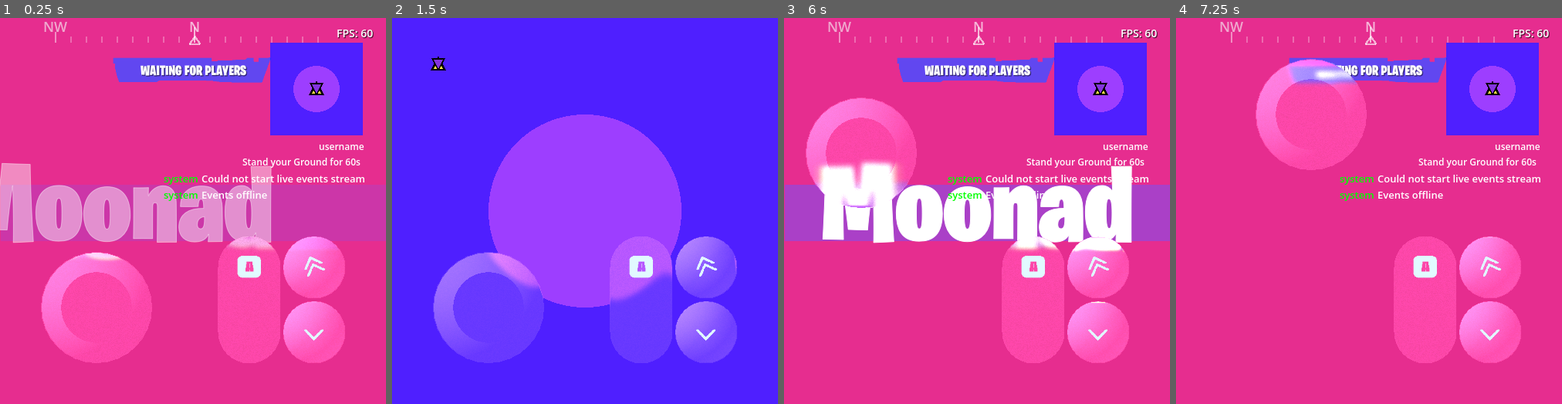
Above: before the commit, frames 1-4 (left to right).
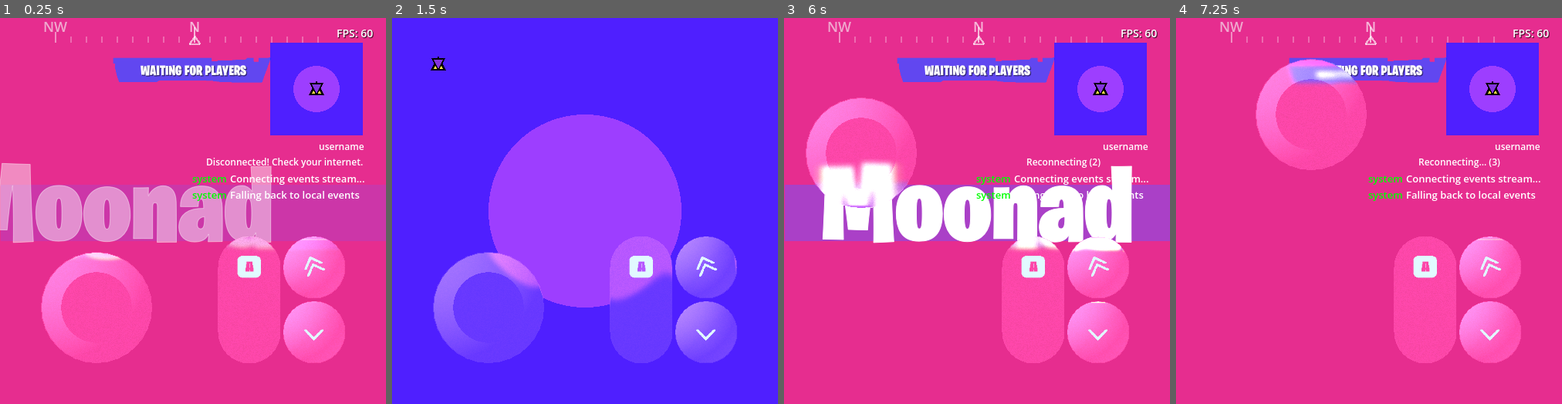
Above: after the commit, the same moments.

Repository: tobiawolaju/WorldOfNads
Game: Godot game, scene res://scenes/gameplay.tscn
Two runs of this game, one before a commit and one after it. Both use one fixed random seed, a clock stepped at 60 frames per second and the inputs below. This scene is started directly instead of the project's main scene.
Inputs (mouse positions are in pixels of both pictures, inside the frame that each line leads up to):
- Up to frame 1 (0.25 s): no input
- Up to frame 2 (1.5 s): tap Enter (pickup) at 0.5 s; drag from (708, 87) to (623, 126) at 0.52 s; click (488, 307) at 1.27 s
- Up to frame 3 (6 s): tap Space (jump) at 2, 4.52, 5 s; drag from (899, 230) to (957, 288) at 2.02 s; move the mouse to (1015, 126) at 2.77 s; hold Right (move_right) 2.78-3.5 s; tap F at 2.85 s; tap Enter (pickup) at 3.5 s; drag from (957, 288) to (861, 153) at 3.52 s; move the mouse to (1092, 268) at 4.27 s; hold Left (move_left) 4.28-5 s; tap T at 4.35 s; drag from (861, 153) to (919, 114) at 5.02 s; move the mouse to (996, 211) at 5.77 s; hold Down (move_back) from 5.78 s (still down); tap Shift (slide) at 5.85 s; click (996, 211) at 5.92 s
- Up to frame 4 (7.25 s): release Down (move_back) at 6.5 s; drag from (1311, 114) to (1291, 230) at 6.52 s

The runs differ from the first frame. In frame 1, 1.6% of the frame differs, in the area x 42-95%, y 36-58%; in frame 2, nothing differs; in frame 3, 1.1%; in frame 4, 1.5%.

Commit message:
perf: skip pitch-mark and waypoint projection maths when not needed

Diff:
--- a/godot/scripts/map/Waypoint.gd
+++ b/godot/scripts/map/Waypoint.gd
@@ -97,15 +97,18 @@
 	# by the focal length. This makes the marker slide along the top/bottom
 	# edges (and into the corners) exactly like the X slides along the
 	# left/right edges, so it tracks vertical offsets instead of only moving
-	# sideways. The signed forward distance keeps behind targets bounded near
-	# the centre instead of exploding to an edge.
-	var to_parent := parent_position - camera_position
-	var cam_up := camera_transform.basis.y
-	var cam_forward := -camera_basis_z
-	var focal := (viewport_base_size.y * 0.5) / tan(_vertical_fov_rad(viewport_base_size) * 0.5)
-	var fwd := to_parent.dot(cam_forward)
-	var denom := fwd if absf(fwd) > 0.0001 else 0.0001
-	unprojected_position.y = viewport_base_size.y * 0.5 - (to_parent.dot(cam_up) / denom) * focal
+	# sideways. Only needed once the waypoint is behind or past the left/right
+	# edge (an on-screen waypoint already has a correct unprojected Y). The
+	# signed forward distance keeps behind targets bounded near the centre.
+	if is_behind or unprojected_position.x < MARGIN or \
+			unprojected_position.x > viewport_base_size.x - MARGIN:
+		var to_parent := parent_position - camera_position
+		var cam_up := camera_transform.basis.y
+		var cam_forward := -camera_basis_z
+		var focal := (viewport_base_size.y * 0.5) / tan(_vertical_fov_rad(viewport_base_size) * 0.5)
+		var fwd := to_parent.dot(cam_forward)
+		var denom := fwd if absf(fwd) > 0.0001 else 0.0001
+		unprojected_position.y = viewport_base_size.y * 0.5 - (to_parent.dot(cam_up) / denom) * focal
 
 	position = Vector2(
 			clamp(unprojected_position.x, MARGIN, viewport_base_size.x - MARGIN),
--- a/godot/scripts/player.gd
+++ b/godot/scripts/player.gd
@@ -1518,24 +1518,25 @@
 func _apply_movement_pitch_ease(delta: float) -> void:
 	if low_pitch_ease_speed <= 0.0:
 		return
-	var pitch_range := maxf(max_pitch - min_pitch, 0.001)
-	var movement_pitch_mark: float = min_pitch + movement_pitch_raise_fraction * pitch_range
+	# Only do the pitch-mark maths while moving. When idle with no lingering
+	# raise left to unwind, this is just a couple of cheap boolean checks.
 	if camera_is_moving:
+		var pitch_range := maxf(max_pitch - min_pitch, 0.001)
+		var movement_pitch_mark: float = min_pitch + movement_pitch_raise_fraction * pitch_range
 		if not _movement_pitch_ease_active:
 			_movement_pitch_ease_active = true
 			_pitch_before_movement_ease = cam_rot_x
 		if cam_rot_x < movement_pitch_mark:
 			cam_rot_x = lerpf(cam_rot_x, movement_pitch_mark, minf(1.0, delta * low_pitch_ease_speed))
-	else:
+	elif _movement_pitch_ease_active and _pitch_before_movement_ease >= 0.0:
 		# Not moving: ease back toward the pre-movement pitch every frame until
 		# reached, then drop the temporary raise state.
-		if _movement_pitch_ease_active and _pitch_before_movement_ease >= 0.0:
-			var restore_target: float = _pitch_before_movement_ease
-			if absf(cam_rot_x - restore_target) <= 0.001:
-				_movement_pitch_ease_active = false
-				_pitch_before_movement_ease = -1.0
-			else:
-				cam_rot_x = lerpf(cam_rot_x, restore_target, minf(1.0, delta * low_pitch_ease_speed))
+		var restore_target: float = _pitch_before_movement_ease
+		if absf(cam_rot_x - restore_target) <= 0.001:
+			_movement_pitch_ease_active = false
+			_pitch_before_movement_ease = -1.0
+		else:
+			cam_rot_x = lerpf(cam_rot_x, restore_target, minf(1.0, delta * low_pitch_ease_speed))
 
 func _update_camera_visual(delta: float) -> void:
 	var interp := Engine.get_physics_interpolation_fraction()
